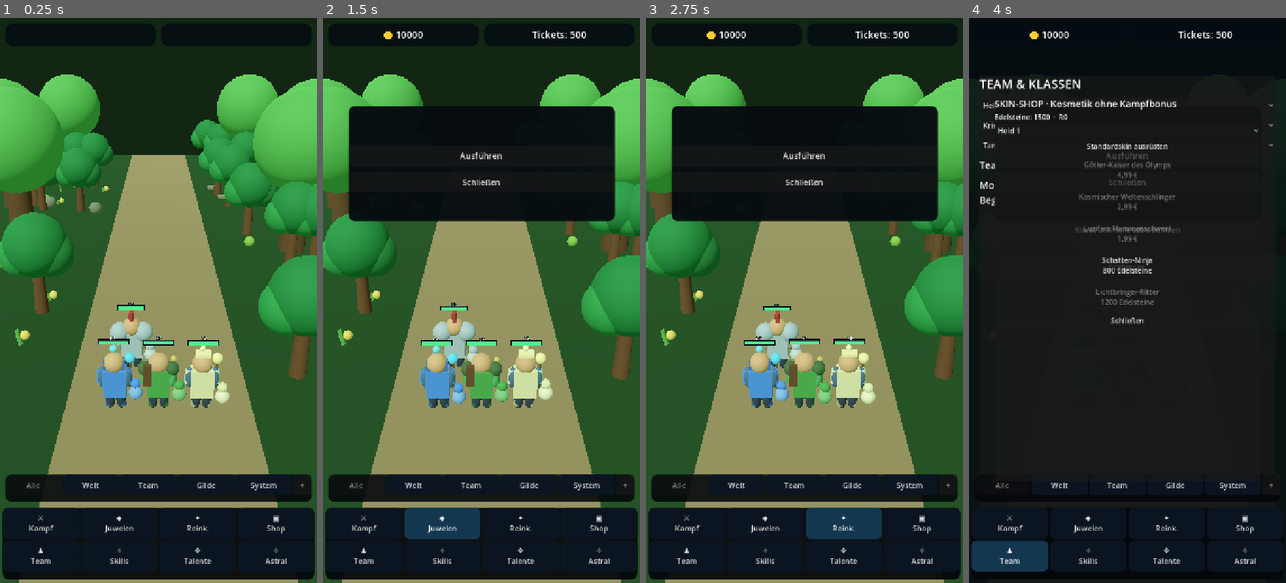
Above: before the commit, frames 1-4 (left to right).
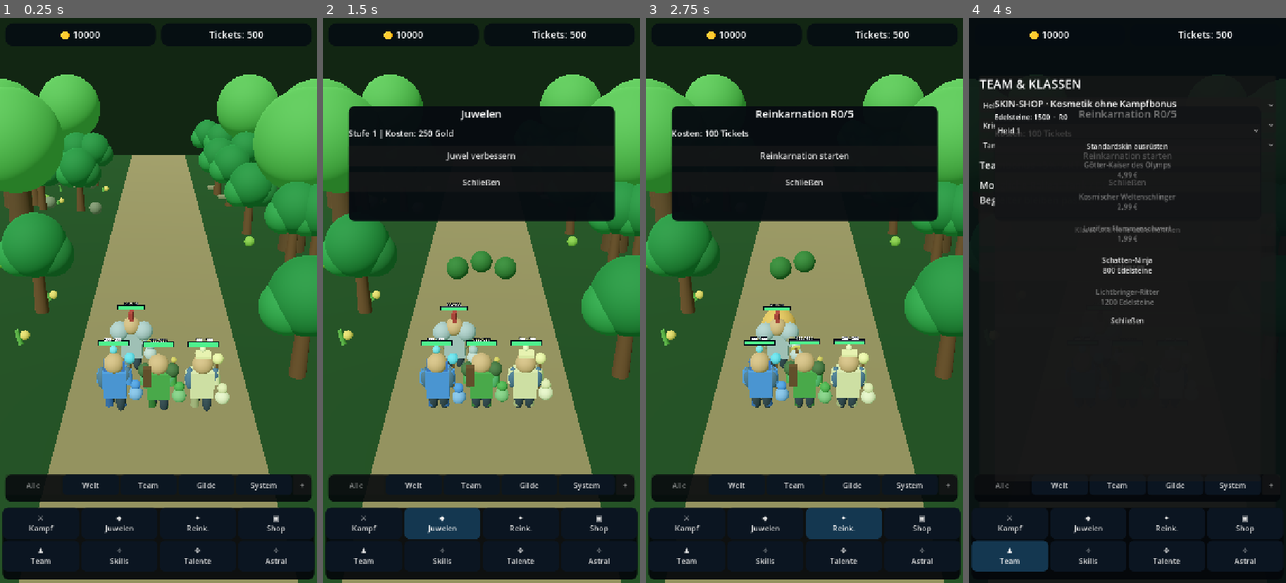
Above: after the commit, the same moments.

Repository: xynewageyx/TitanLegend
Game: Godot game, scene res://scenes/main.tscn
Two runs of this game, one before a commit and one after it. Both use one fixed random seed, a clock stepped at 60 frames per second and the inputs below.
Inputs:
- Up to frame 1 (0.25 s): no input
- Up to frame 2 (1.5 s): click "⚔ Kampf" at 0.5 s; click "◆ Juwelen" at 1.25 s
- Up to frame 3 (2.75 s): click "✦ Reink." at 2 s
- Up to frame 4 (4 s): click "▣ Shop" at 2.75 s; click "♟ Team" at 3.5 s

The runs differ from the first frame. In frame 1, 1.2% of the frame differs, in the area x 19-84%, y 2-70%; in frame 2, 1.2%; in frame 3, 1.4%, in the area x 8-68%, y 16-60%; in frame 4, 0.4%.
Error before the commit: Parse Error: Function "_tick_heal_over_time()" not found in base self. (res://scripts/battle_manager.gd:226)

Commit message:
Implement timed HoT, boss single AoE and self-heal casts with scalable CC thresholds

Diff:
--- a/scripts/battle_manager.gd
+++ b/scripts/battle_manager.gd
@@ -219,6 +219,86 @@
  var active: bool = slot >= 0 and tank_intercept_until[slot] > skill_tick
  team_formation.set_team_protection_wall(active)
 
+func _apply_heal_over_time(_caster: int, skill: Dictionary) -> void:
+ # Renew the HoT on the most injured living ally; it never resurrects heroes.
+ var target: int = -1
+ var lowest: float = 1.01
+ for i in range(4):
+  if hero_hp[i] <= 0:
+   continue
+  var ratio: float = float(hero_hp[i]) / float(maxi(1, hero_max_hp[i]))
+  if ratio < lowest:
+   lowest = ratio
+   target = i
+ if target < 0:
+  return
+ hero_hot_ticks[target] = clampi(int(skill.get("hot_ticks", 4)), 1, 4)
+ hero_hot_amount[target] = maxi(1, roundi(float(hero_max_hp[target]) * float(skill.get("hot", 0.075))))
+ last_ability = "Erneuerung (HoT)"
+
+func _tick_heal_over_time() -> void:
+ var changed: bool = false
+ for i in range(4):
+  if hero_hot_ticks[i] <= 0:
+   continue
+  hero_hot_ticks[i] -= 1
+  if hero_hp[i] <= 0:
+   continue
+  var before: int = hero_hp[i]
+  hero_hp[i] = mini(hero_max_hp[i], hero_hp[i] + hero_hot_amount[i])
+  changed = changed or hero_hp[i] != before
+  if hero_hp[i] > before:
+   _show_hero_combat_number(i, hero_hp[i] - before, true)
+ if changed:
+  _sync_team_health()
+
+func _begin_boss_cast() -> void:
+ boss_cast_index += 1
+ boss_cc_progress = 0
+ boss_cast_ticks = 3
+ boss_interrupt_message = ""
+ # Not every boss has a dangerous spell; all deal normal hit damage.
+ var boss_profile: int = current_level % 4
+ if boss_profile == 1:
+  boss_cast_kind = "single"
+  boss_cast_name = "Gezielter Hieb"
+  boss_cc_required = 0 # Harmless cast, CC not required.
+ elif boss_cast_index % 3 == 0:
+  boss_cast_kind = "self_heal"
+  boss_cast_name = "Titanheilung"
+  boss_cc_required = 1
+ elif boss_profile == 2:
+  boss_cast_kind = "single"
+  boss_cast_name = "Zerschmettern"
+  boss_cc_required = 1
+ else:
+  boss_cast_kind = "aoe"
+  boss_cast_name = "Verheerende Welle"
+  boss_cc_required = 3 if is_fusion_boss else 2
+ boss_next_cast_tick = skill_tick + 9
+
+func _resolve_boss_cast() -> void:
+ if not battle_active or not is_boss:
+  return
+ if boss_cast_kind == "self_heal":
+  enemy_hp = mini(enemy_max_hp, enemy_hp + maxi(1, roundi(float(enemy_max_hp) * 0.05)))
+  last_ability = "Boss: Selbstheilung"
+ elif boss_cast_kind == "single":
+  var target: int = _choose_routine_enemy_target()
+  if target >= 0:
+   _damage_heroes(maxi(1, roundi(float(12 * current_level) * (1.9 if is_fusion_boss else 1.4))), [target])
+  last_ability = "Boss: Einzelziel"
+ elif boss_cast_kind == "aoe":
+  var targets: Array[int] = []
+  for i in range(hero_hp.size()):
+   if hero_hp[i] > 0:
+    targets.append(i)
+  _damage_heroes(maxi(1, roundi(float(12 * current_level) * (1.5 if is_fusion_boss else 1.2))), targets)
+  last_ability = "Boss: Flaechenschaden"
+ boss_cast_kind = ""
+ boss_cc_progress = 0
+ boss_cc_required = 0
+
 func _attack_tick() -> void:
  if not battle_active:
   return
